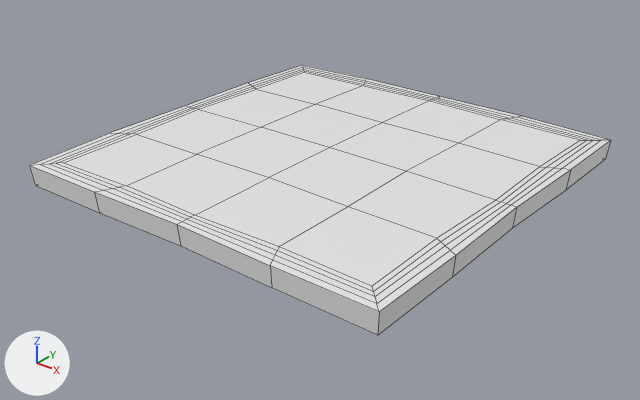
One commit to the FBX model Assets/Blender/FarmField.fbx: the scene before it, then after it.
One viewpoint serves both versions: a camera (50 mm lens) standing at (125.7, -160.9, 87.0) and looking at (-0.2, -3.6, -10.5). Arrows for +X, +Y and +Z are at lower left; the lights stay in place. Mesh edges are drawn as thin lines.
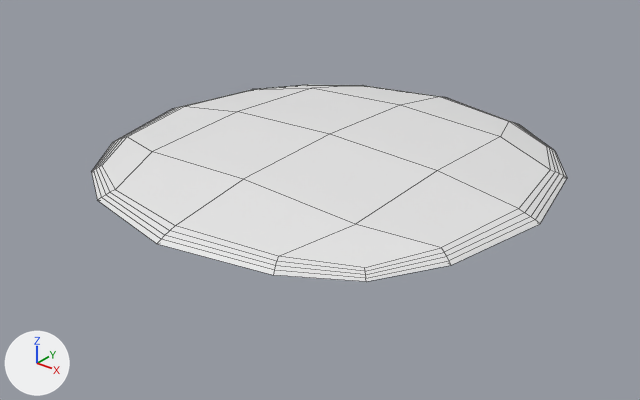
Boxes (x1, y1, x2, y2) around the edits, measured in the pictures (640 x 400 px):
'Cube', reshaped, moved, rescaled (18% narrower, 27% shorter): before (29, 65, 611, 335); after (92, 85, 567, 282)

What changed in the scene script:
```text
Change me_cube_000:
    used by ob_cube; location = (0.0, 0.0, 0.0); scale = (2.0, 2.0, 1.0)
    remove me_cube_000.from_pydata(...)  # 178 vertices, 176 faces; spans x -26.0..26.0, y -26.0..26.0, z -3.9..2.6
    add me_cube_000.from_pydata(...)  # 178 vertices, 176 faces; spans x -44.2..44.2, y -44.2..44.2, z -2.8..17.5
    me_cube_000 part 1: 178 of 178 vertices moved; they spanned x -26.0..26.0, y -26.0..26.0, z -3.9..2.6 and now span x -44.2..44.2, y -44.2..44.2, z -2.8..17.5; mean shift (0.0, 0.0, 2.6); largest move (-11.6, 11.6, 2.4) -> (-23.7, 23.7, 10.4)
Change ob_cube:
    ob_cube.location: (0.0, 0.0, 0.0) -> (0.0, 0.0, -0.3)
    ob_cube.scale: (2.0, 2.0, 1.0) -> (1.29, 1.29, 0.369)
```
